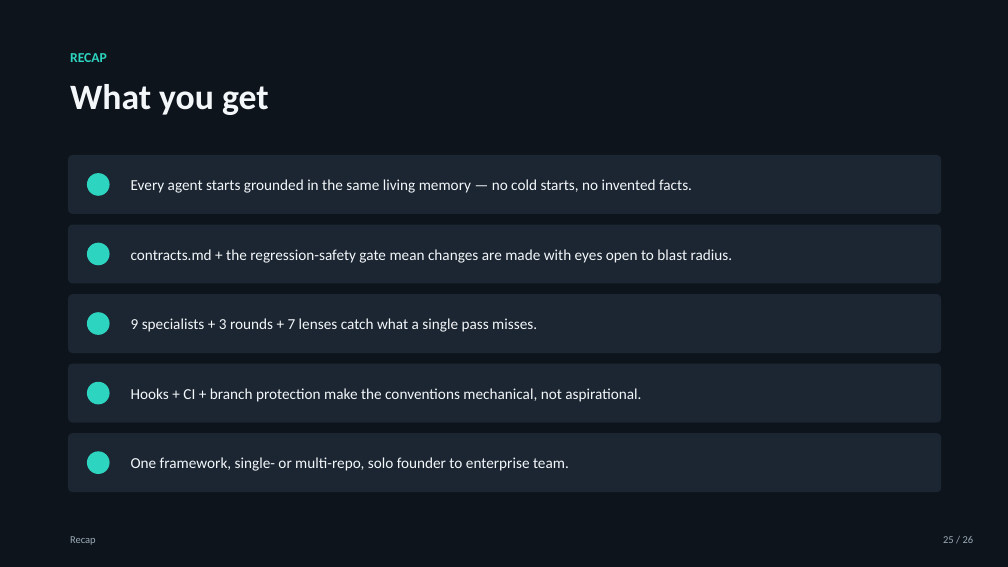
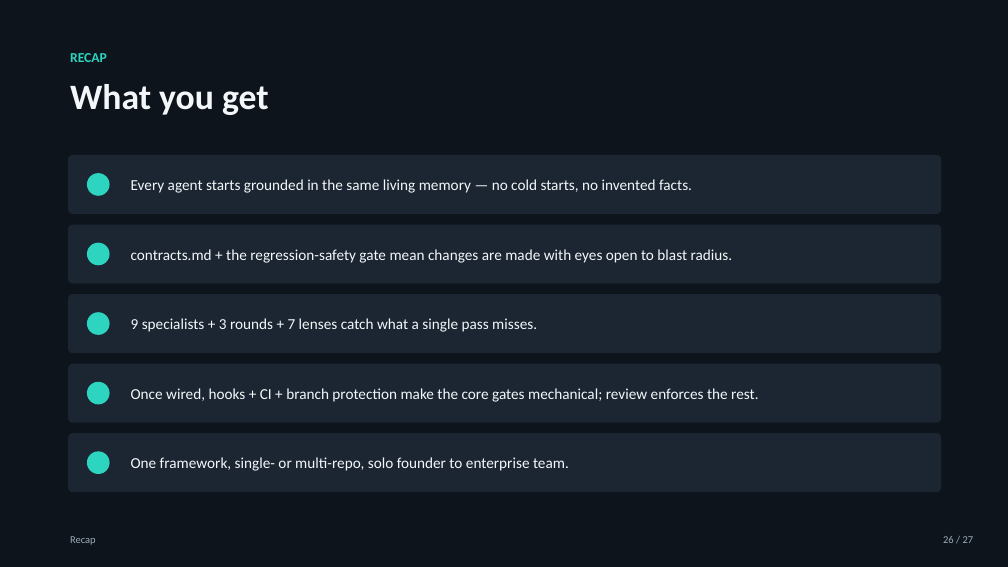
Before and after one commit to drewcurley/agentic-playbook, a slide deck: slide 26 of Agentic-Starter-Overview.pptx (slide 25 before the commit). Drawn at 1008x567 pixels with LibreOffice and Linux fonts; fonts in the diff are those of the drawing. Boxes give left, top, right and bottom in pixels: in the first picture for what was removed or moved away, otherwise in the second. Text is boxed around its words. In the diff, an @@ line names an element or a change of style, - is before the commit and + after.

```diff
--- a/Agentic-Starter-Overview.pptx
+++ b/Agentic-Starter-Overview.pptx
@@ text at (131,388,758,402): text changed @@
-Hooks + CI + branch protection make the conventions mechanical, not aspirational.
+Once wired, hooks + CI + branch protection make the core gates mechanical; review enforces the rest.
@@ text at (943,536,974,543): text changed @@
-25 / 26
+26 / 27
```
Also in this commit, not shown: 22 other slides changed, 1 slide added, 9 other files.
